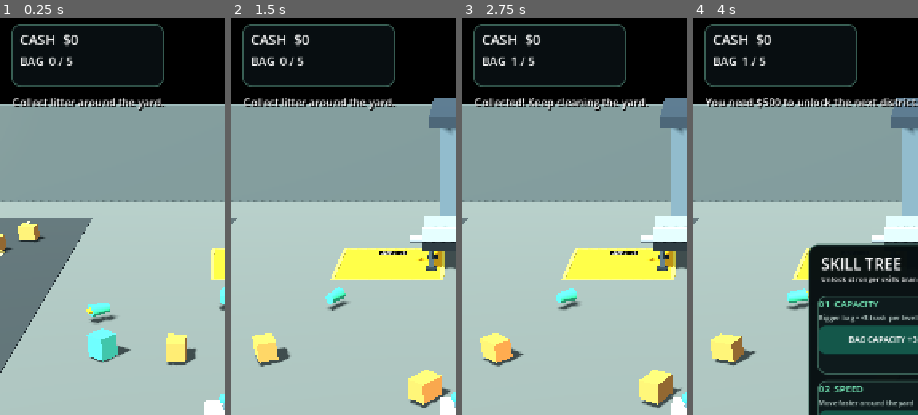
Above: before the commit, frames 1-4 (left to right).
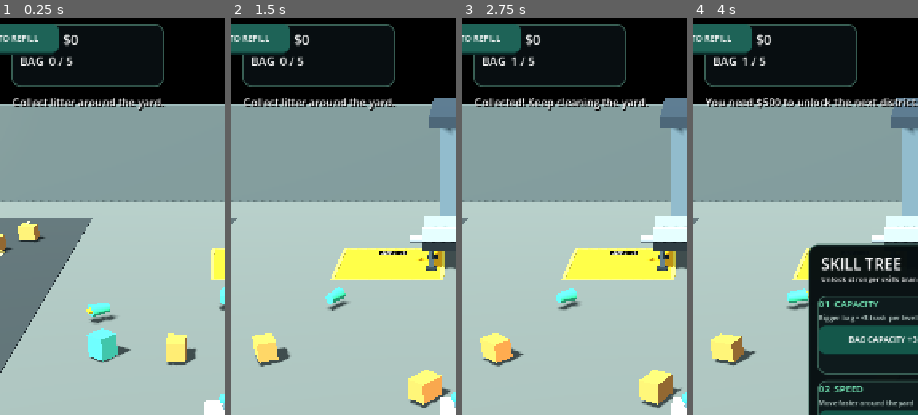
Above: after the commit, the same moments.

Repository: zekainstabot/trash-empire
Game: Godot game, scene res://Scenes/Main.tscn
Two runs of this game, one before a commit and one after it. Both use one fixed random seed, a clock stepped at 60 frames per second and the inputs below.
Inputs (mouse positions are % of the whole screen's width and height, from its top left):
- Up to frame 1 (0.25 s): no input
- Up to frame 2 (1.5 s): move the mouse to (72, 45) at 0.52 s; hold D (move_right) 0.53-1.25 s; click (72, 45) at 0.67 s; drag from (30, 55) to (45, 70) at 1.27 s
- Up to frame 3 (2.75 s): click "PICK UP" at 2 s
- Up to frame 4 (4 s): click "SKILL TREE" at 2.75 s; click "OPEN DISTRICT 2 $500" at 3.5 s
The pictures show only the part of the screen within x 0-50%, y 0-50%; the shares and areas given below are measured in that part.

The runs differ from the first frame. In frame 1, 2.0% of the frame differs, in the area x 0-27%, y 1-10%; in frame 2, 2.0%; in frame 3, 2.0%; in frame 4, 2.0%.

Commit message:
Add manual pull-down trash refill control

Diff:
--- a/Scripts/main.gd
+++ b/Scripts/main.gd
@@ -44,6 +44,12 @@
 var yard_stage := 1
 var expansion_button: Button
 var expansion_gates: Array[Node3D] = []
+var refresh_handle: Button
+var refresh_touch := -1
+var refresh_start_y := 0.0
+var refresh_origin_y := 18.0
+var refresh_pull_distance := 0.0
+var refresh_busy := false
 
 const YARD_LIMIT := 14.5
 const SELL_POINT := Vector3(1.35, 0.0, -6.5)
@@ -378,6 +384,16 @@
 	expansion_button.pressed.connect(_buy_next_stage)
 	_refresh_expansion_button()
 
+	# Pull-down handle for manual trash refill in District 1.
+	refresh_handle = _button("↓  PULL TO REFILL", Vector2.ZERO, Vector2(190, 48), layer)
+	refresh_handle.anchor_left = 0.5
+	refresh_handle.anchor_right = 0.5
+	refresh_handle.position = Vector2(-95, refresh_origin_y)
+	refresh_handle.add_theme_font_size_override("font_size", 14)
+	refresh_handle.add_theme_stylebox_override("normal", _button_style(Color(0.12, 0.39, 0.34)))
+	refresh_handle.add_theme_stylebox_override("pressed", _button_style(Color(0.08, 0.29, 0.27)))
+	refresh_handle.pressed.connect(_on_refresh_handle_tap)
+
 	upgrade_panel = Panel.new()
 	upgrade_panel.set_anchors_preset(Control.PRESET_CENTER)
 	upgrade_panel.position = Vector2(-175, -270)
@@ -443,16 +459,49 @@
 	skill_buttons.append(node_button)
 
 func _input(event: InputEvent) -> void:
-	if not is_instance_valid(joystick_pad) or not is_instance_valid(player):
+	if not is_instance_valid(player):
 		return
 	if event is InputEventScreenTouch:
-		if event.pressed and joystick_touch == -1 and joystick_pad.get_global_rect().has_point(event.position):
-			joystick_touch = event.index
+		if event.pressed:
+			if is_instance_valid(refresh_handle) and refresh_touch == -1 and not refresh_busy and refresh_handle.get_global_rect().has_point(event.position):
+				refresh_touch = event.index
+				refresh_start_y = event.position.y
+				refresh_pull_distance = 0.0
+				refresh_handle.text = "↓  KEEP PULLING"
+				return
+			if is_instance_valid(joystick_pad) and joystick_touch == -1 and joystick_pad.get_global_rect().has_point(event.position):
+				joystick_touch = event.index
+				_update_joystick(event.position)
+		elif event.index == refresh_touch:
+			refresh_touch = -1
+			if refresh_pull_distance >= 78.0:
+				_refill_first_district()
+			_return_refresh_handle()
+		elif event.index == joystick_touch:
+			_reset_joystick()
+	elif event is InputEventScreenDrag:
+		if event.index == refresh_touch:
+			refresh_pull_distance = clampf(event.position.y - refresh_start_y, 0.0, 115.0)
+			refresh_handle.position.y = refresh_origin_y + refresh_pull_distance
+			refresh_handle.text = "↓  RELEASE TO REFILL" if refresh_pull_distance >= 78.0 else "↓  KEEP PULLING"
+		elif event.index == joystick_touch:
 			_update_joystick(event.position)
-		elif not event.pressed and event.index == joystick_touch:
-			_reset_joystick()
-	elif event is InputEventScreenDrag and event.index == joystick_touch:
-		_update_joystick(event.position)
+
+func _on_refresh_handle_tap() -> void:
+	if refresh_touch == -1 and not refresh_busy:
+		_set_message("Drag the top handle down to refill the first yard.")
+
+func _return_refresh_handle() -> void:
+	if not is_instance_valid(refresh_handle):
+		return
+	refresh_busy = true
+	var tween := create_tween()
+	tween.set_trans(Tween.TRANS_BACK).set_ease(Tween.EASE_OUT)
+	tween.tween_property(refresh_handle, "position:y", refresh_origin_y, 0.38)
+	tween.tween_callback(func():
+		refresh_handle.text = "↓  PULL TO REFILL"
+		refresh_busy = false
+	)
 
 func _update_joystick(touch_position: Vector2) -> void:
 	var center := joystick_pad.get_global_rect().get_center()
@@ -507,7 +556,6 @@
 		_set_message("Conveyor recycling... +$%d" % int(round(10.0 * recycling_bonus)))
 		if carried == 0:
 			_set_message("Bag emptied! Money added.")
-			_spawn_trash(6)
 
 func _toggle_upgrade_panel() -> void:
 	if is_instance_valid(upgrade_panel):
@@ -665,6 +713,28 @@
 		item.position = _random_trash_position(rng)
 		add_child(item)
 		trash_nodes.append(item)
+
+func _refill_first_district() -> void:
+	var existing_first_district := 0
+	for item in trash_nodes:
+		if is_instance_valid(item) and item.global_position.x >= -15.0 and item.global_position.x <= 15.0:
+			existing_first_district += 1
+	var amount := maxi(0, 24 - existing_first_district)
+	if amount == 0:
+		_set_message("First district is already full of trash!")
+		return
+	var rng := RandomNumberGenerator.new()
+	rng.randomize()
+	for i in range(amount):
+		var item := Node3D.new()
+		item.set_script(TRASH_SCRIPT)
+		item.position = Vector3(rng.randf_range(-11.5, 11.5), 0.34, rng.randf_range(-10.0, 11.5))
+		if item.position.distance_to(SELL_POINT) < 4.0:
+			item.position.z = 10.5
+		add_child(item)
+		trash_nodes.append(item)
+	_update_ui()
+	_set_message("First district refilled! %d new trash pieces spawned." % amount)
 
 func _random_trash_position(rng: RandomNumberGenerator) -> Vector3:
 	var max_x := 11.5
